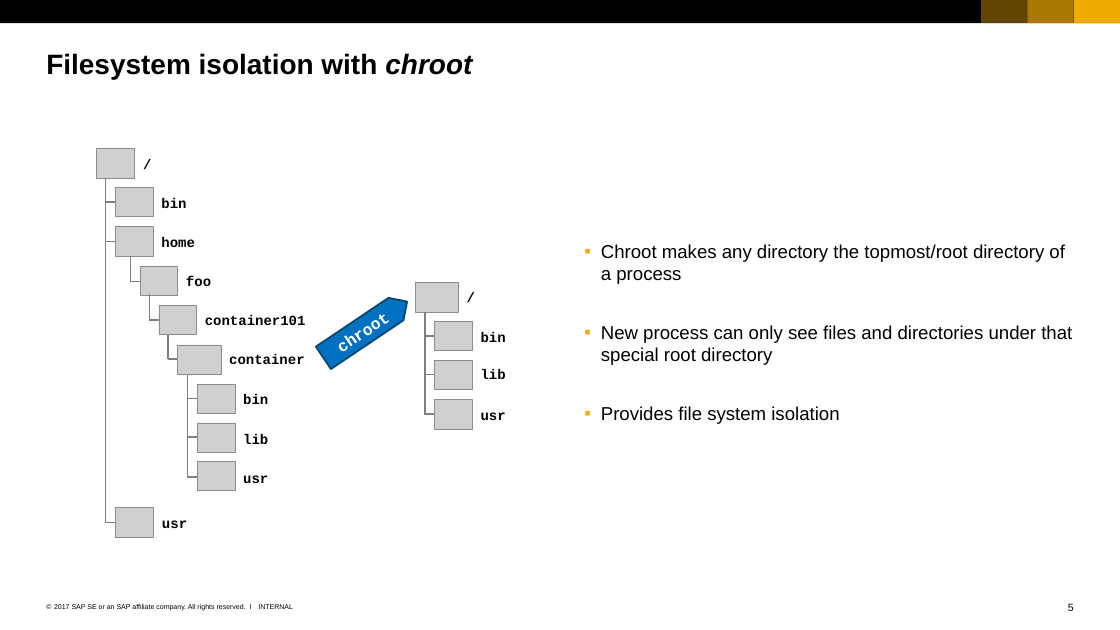
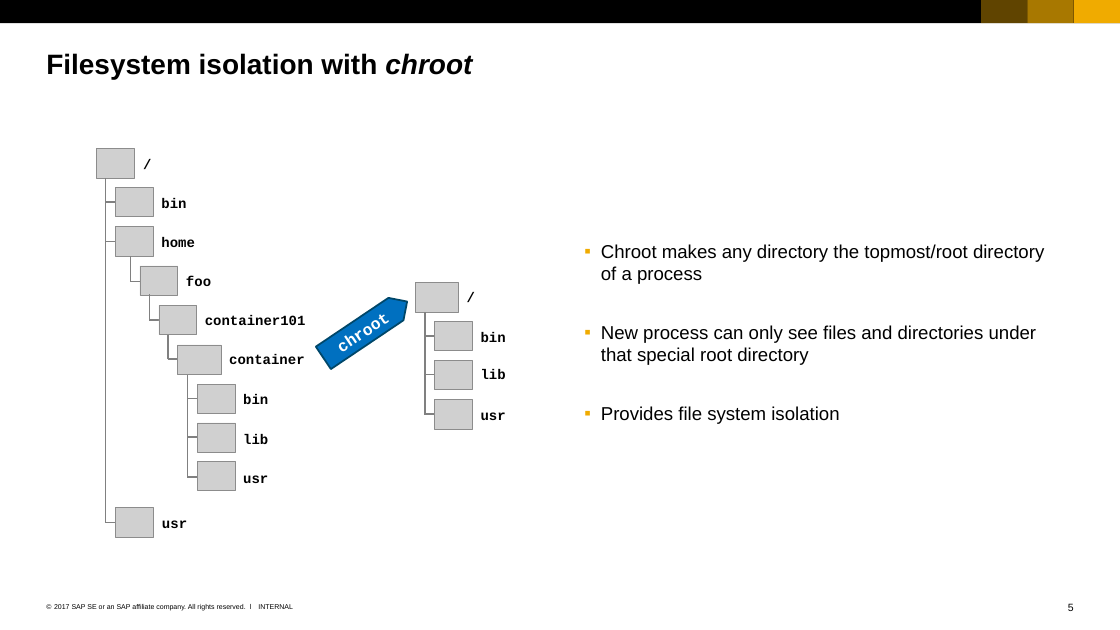
Before and after one commit to cuijiyao01/docker-k8s-training, a slide deck: slide 5 of docker/02_Members_of_docker_universe.pptx. Drawn at 1120x630 pixels with LibreOffice and Linux fonts; fonts in the diff are those of the drawing; grey boxes stand for pictures. Boxes give left, top, right and bottom in pixels: in the first picture for what was removed or moved away, otherwise in the second. Text is boxed around its words. In the diff, an @@ line names an element or a change of style, - is before the commit and + after.

```diff
--- a/docker/02_Members_of_docker_universe.pptx
+++ b/docker/02_Members_of_docker_universe.pptx
@@ text "Chroot makes any directory the ..." rewrapped from <box>601,244,1072,424</box> to <box>601,244,1044,424</box> @@
```
Also in this commit, not shown: 9 other slides changed, 3 other files.
